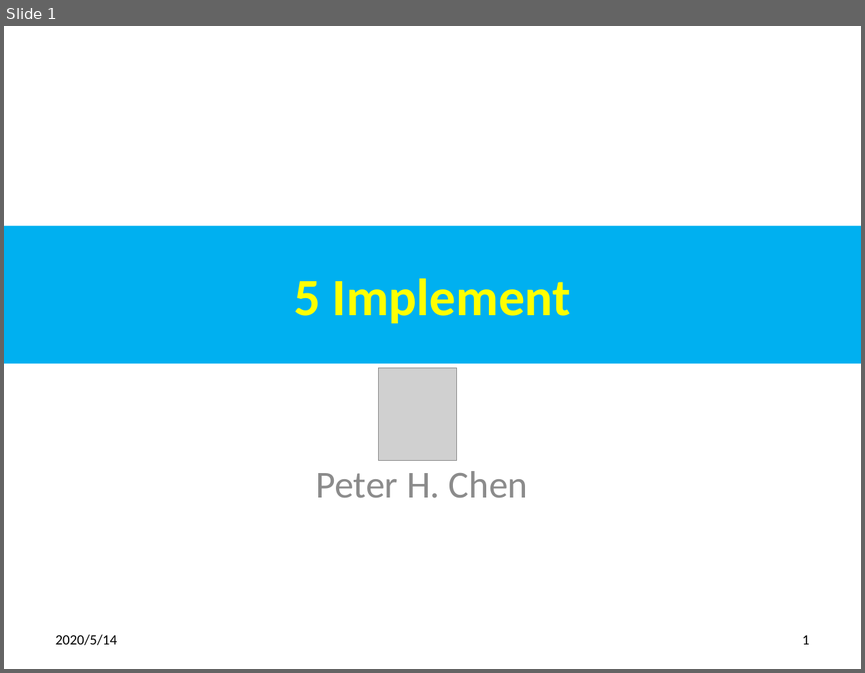
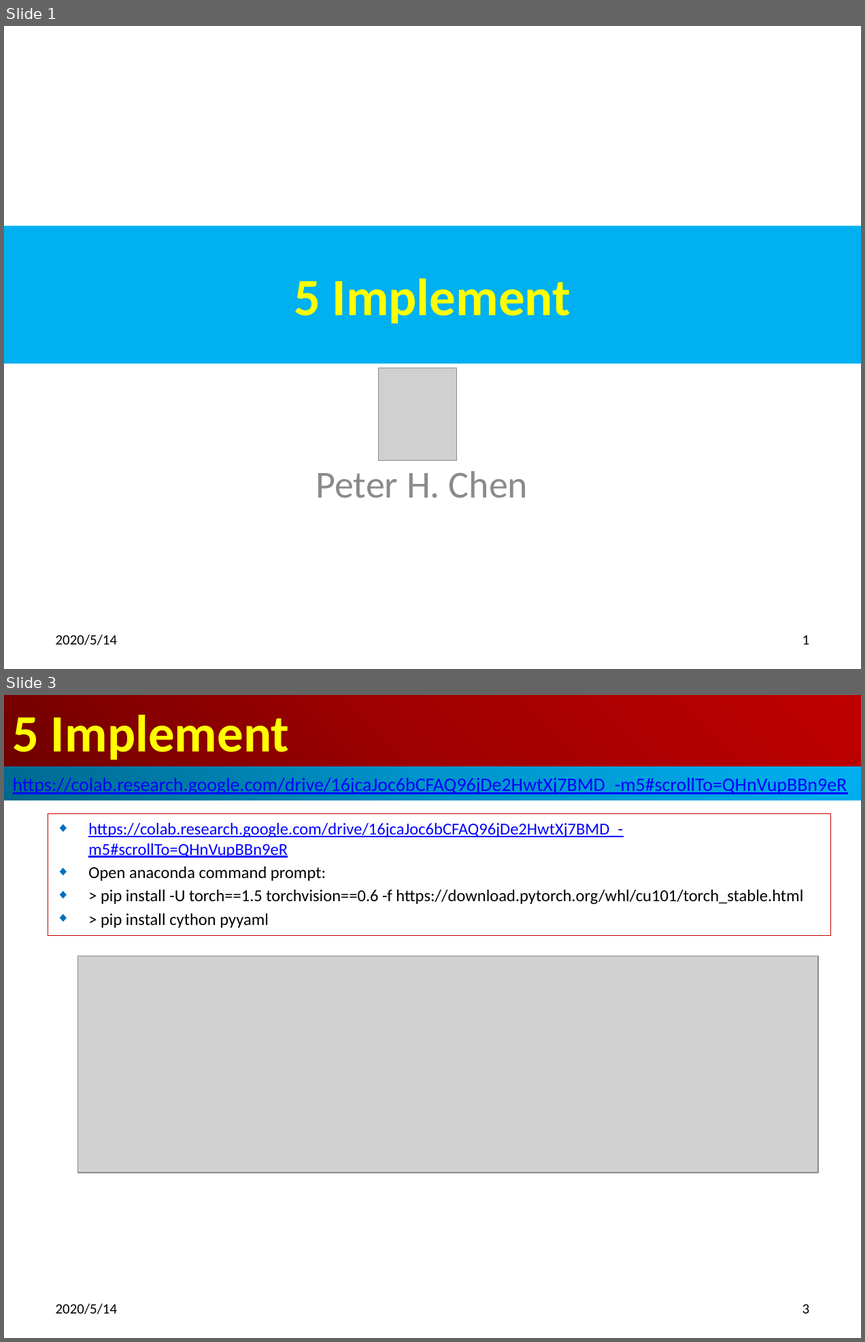
Before and after one commit to peterhchen/1000_PyTorch_FacialRecognition, a slide deck: 05_Implement.pptx. Shown one above the other, each under a label of ours: slide 1 before the commit, slides 1 and 3 after it; the slides between them are not shown. The pictures are 865x673 and 865x1342 pixels, drawn with LibreOffice and Linux fonts; fonts in the diff are those of the drawing; grey boxes stand for pictures. Boxes give left, top, right and bottom in pixels: in the first picture for what was removed or moved away, otherwise in the second. Text is boxed around its words. In the diff, an @@ line names an element or a change of style, - is before the commit and + after.

```diff
--- a/05_Implement.pptx
+++ b/05_Implement.pptx
@@ slide 3 added at [4,695,861,1338], background #FFFFFF @@
@@ title added at [4,695,861,767], fill gradient #720000 to #A20000 to #C00000, 44 pt, text #FFFF00, bold @@
+5 Implement
@@ rectangle added at [4,767,861,800], fill gradient #00688E to #0094CA to #00B0F0, 16 pt, text #0000FF, underline @@
+https://colab.research.google.com/drive/16jcaJoc6bCFAQ96jDe2HwtXj7BMD_-m5#scrollTo=QHnVupBBn9eR
@@ subtitle added at [48,814,830,936], outline #C00000 0.75 pt, 14 pt, text #000000 @@
+◆ https://colab.research.google.com/drive/16jcaJoc6bCFAQ96jDe2HwtXj7BMD_-m5#scrollTo=QHnVupBBn9eR
+◆ Open anaconda command prompt:
+◆ > pip install -U torch==1.5 torchvision==0.6 -f https://download.pytorch.org/whl/cu101/torch_stable.html
+◆ > pip install cython pyyaml
@@ picture added at [77,955,818,1172] @@
@@ text added at [56,1303,118,1314], 12 pt, text #000000 @@
+2020/5/14
@@ page number added at [802,1304,810,1313], 12 pt, text #000000 @@
+3
```
Also in this commit, not shown: 2 slides changed, 3 other slides added.
